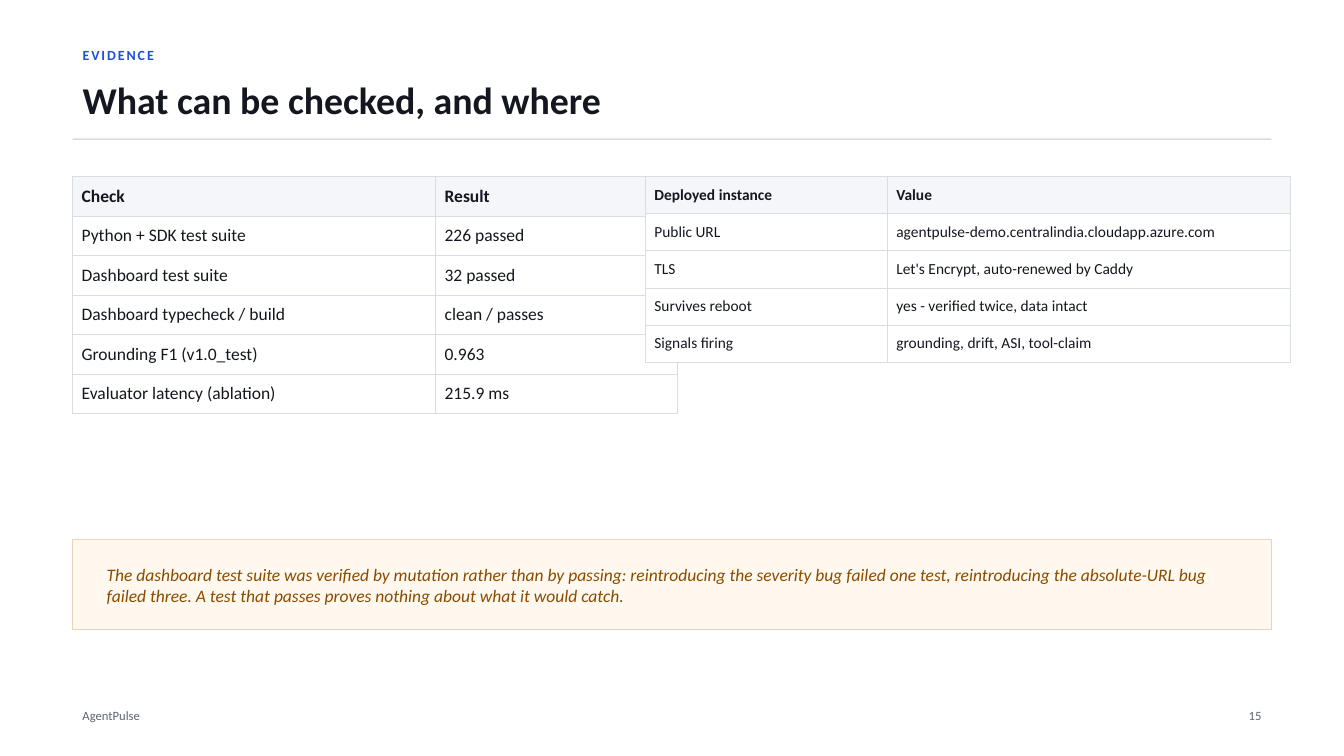
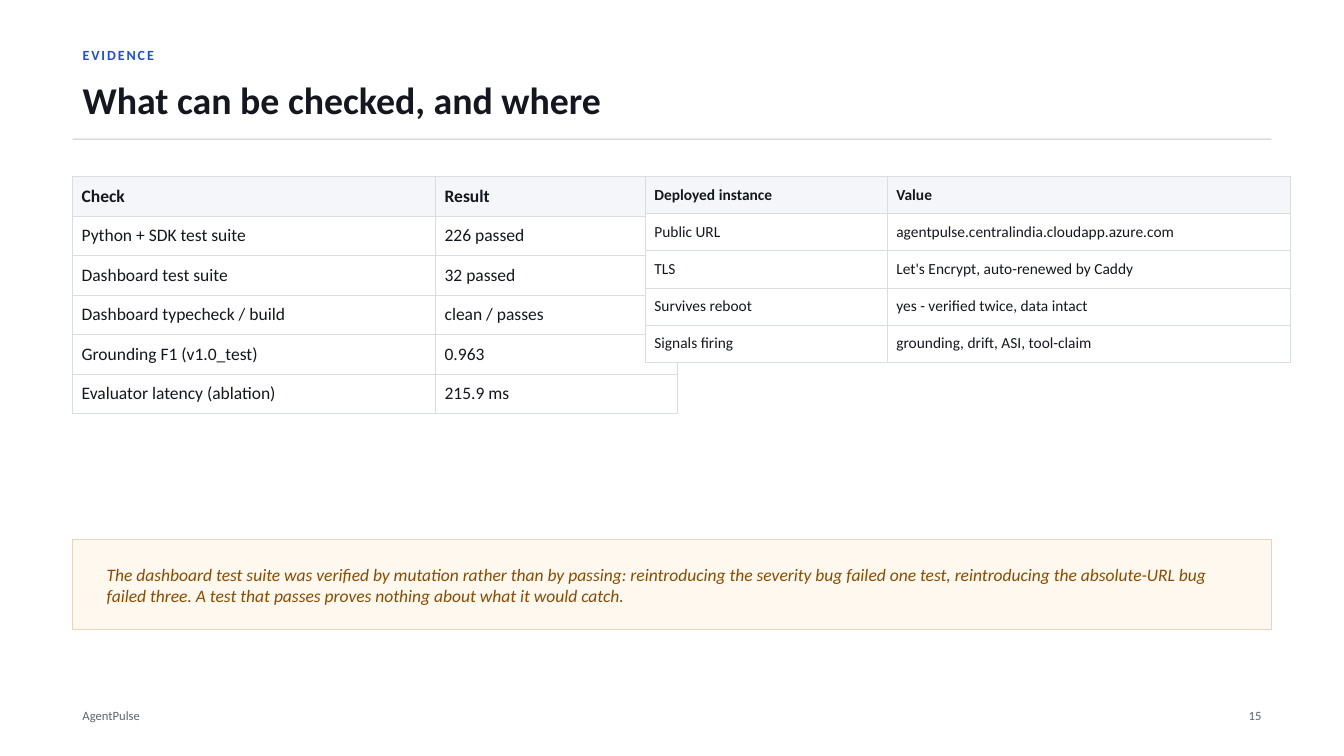
Before and after one commit to Soum-Code/agentpulse, a slide deck: slide 16 of presentation/AgentPulse_Project_Deck.pptx. Drawn at 1344x756 pixels with LibreOffice and Linux fonts; fonts in the diff are those of the drawing. Boxes give left, top, right and bottom in pixels: in the first picture for what was removed or moved away, otherwise in the second. Text is boxed around its words. In the diff, an @@ line names an element or a change of style, - is before the commit and + after.

Commit message:
Rename the deployment to agentpulse.centralindia.cloudapp.azure.com
The old label read agentpulse-demo, which invited the reading that the instance
was a mock rather than the running system. It was only the DNS label chosen when
the public IP was created; nothing about it described the deployment.

Caddy obtained a certificate for the new name on restart -- the site was down for
about thirty seconds. The old hostname no longer resolves, so any link already
shared stops working.

Eleven references updated across nine files, including the sitemap and the
canonical link, which would otherwise have pointed search engines at a name that
no longer exists. The deck was regenerated from its source rather than edited.

FLOW.md gains the link it should have had: it is the document people are pointed
at first and it never named the running instance.

```diff
--- a/presentation/AgentPulse_Project_Deck.pptx
+++ b/presentation/AgentPulse_Project_Deck.pptx
@@ table at bbox=[645, 176, 1291, 355] @@
-row 2, column 2: agentpulse-demo.centralindia.cloudapp.azure.com
+row 2, column 2: agentpulse.centralindia.cloudapp.azure.com
```
Also in this commit, not shown: 9 other files.
